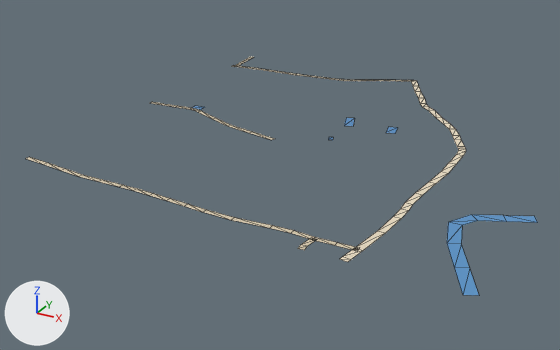
A saved change to the glTF model public/assets/bengaluru-region-v1/tiles/t40_13-l1.glb.
Both versions are drawn from a 50 mm camera at (20598.0, 6001.0, 313.0) aimed at (20209.0, 6707.0, -40.0). The axes (+X, +Y, +Z) are drawn at lower left. The lights are the same throughout. The older version comes first. Mesh edges are drawn as thin lines.

Before the edit, the objects in view are built like this:
```python
me_ground = bpy.data.meshes.new('ground')
me_ground.from_pydata(...)  # 148 vertices, 136 faces; spans x -3.0..401.0, y -1.0..502.0, z 1.0
me_ground.materials.append(mat_ground)
# before: 22 (345.0, 7.0, 1.0) at pixel (307, 246), 23 (339.0, 7.0, 1.0) at pixel (300, 244), 24 (346.0, 0.0, 1.0) at pixel (304, 250), 25 (340.0, 0.0, 1.0) at pixel (297, 248), 110 (386.0, 4.0, 1.0) at pixel (350, 259)
# before: 111 (378.0, 5.0, 1.0) at pixel (342, 256), 112 (385.0, -1.0, 1.0) at pixel (347, 262), 113 (377.0, 1.0, 1.0) at pixel (339, 259)
# before: 26 (2.0, 443.0, 1.0) at pixel (233, 65), 27 (8.0, 443.0, 1.0) at pixel (237, 66), 28 (-1.0, 471.0, 1.0) at pixel (242, 61), 29 (5.0, 472.0, 1.0) at pixel (245, 61), 30 (-3.0, 500.0, 1.0) at pixel (250, 56)
# before: 31 (3.0, 500.0, 1.0) at pixel (254, 57), 54 (5.0, 440.0, 1.0) at pixel (234, 66), 55 (5.0, 446.0, 1.0) at pixel (236, 65), 56 (0.0, 440.0, 1.0) at pixel (231, 66), 57 (0.0, 446.0, 1.0) at pixel (233, 65)
me_water = bpy.data.meshes.new('water')
me_water.from_pydata(...)  # 30 vertices, 20 faces; spans x 56.0..503.0, y -3.0..319.0, z 0.0..1.0
me_water.materials.append(mat_water)
ob_ground = bpy.data.objects.new('ground', me_ground)
ob_ground.location = (20000.0, 6500.0, 0.0)
ob_water = bpy.data.objects.new('water', me_water)
ob_water.location = (20000.0, 6500.0, 0.0)
```
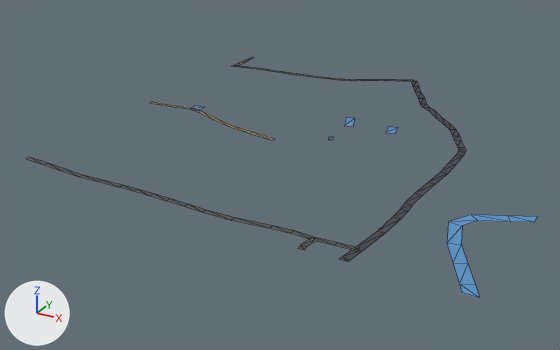
Changed parts and their boxes (x1, y1, x2, y2) in the pictures (560 x 350 px; the box of a moved part takes in the faces that stretch with it):
part 1 of me_ground, moved or reshaped: (298, 245, 350, 262) in both
part 2 of me_ground, moved or reshaped: (233, 57, 253, 67) in both
part 3 of me_ground, recoloured: (26, 66, 466, 260) in both

Edits to the bpy script that builds the scene:
```text
Change me_ground:
    used by ob_ground; location = (20000.0, 6500.0, 0.0)
    verts and faces of me_ground; kept vertices keep their numbers, new ones are numbered from 148
    remove me_ground.from_pydata(...)  # 148 vertices, 136 faces; spans x -3.0..401.0, y -1.0..502.0, z 1.0
    add me_ground.from_pydata(...)  # 152 vertices, 140 faces; spans x 0.0..401.0, y 0.0..500.0, z 1.0
    me_ground part 1
    add delete_vertices([112])  # with the faces that use them
    add delete_faces([(22, 23, 25), (22, 25, 24)])
    add verts[113] = (385.0, 0.0, 1.0)  # moved, pixel (348, 261)
    add verts[155] = (377.0, 0.0, 1.0)  # pixel (338, 259)
    add faces += [(22, 23, 24), (23, 25, 24), (111, 155, 113)]
    me_ground part 2
    add delete_vertices([28, 30])  # with the faces that use them
    add delete_faces([(26, 27, 29), (54, 55, 57), (54, 57, 56)])
    add verts[150] = (0.0, 465.0, 1.0)  # pixel (240, 62)
    add verts[151] = (0.0, 472.0, 1.0)  # pixel (242, 61)
    add verts[152] = (0.0, 500.0, 1.0)  # pixel (252, 56)
    add faces += [(26, 27, 150), (27, 29, 150), (29, 151, 150), (29, 152, 151), (29, 31, 152), (54, 55, 56)]
    add faces += [(55, 57, 56)]
    me_ground part 3: 124 kept faces spanning x 0.0..401.0, y 0.0..500.0, z 1.0 get new vertex colours; the middle colour goes from beige #d7c9ae to dark grey #535556
    other edits to the shape of me_ground do not show in these pictures
```
